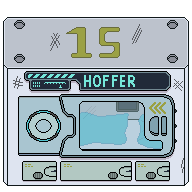
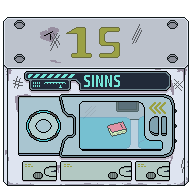
Layers edited between the first and the second (192, 192) image:
hid "HOFFER" over 84, 75, 135, 87
added layer "SINNS" in group "interface #1" over 84, 75, 120, 87
showed "book" over 107, 121, 127, 137
showed "bed tidy" over 80, 113, 153, 149
hid "bed messy" over 80, 112, 153, 149
added layer "dirt 2" above "dirt" over 4, 27, 188, 185
